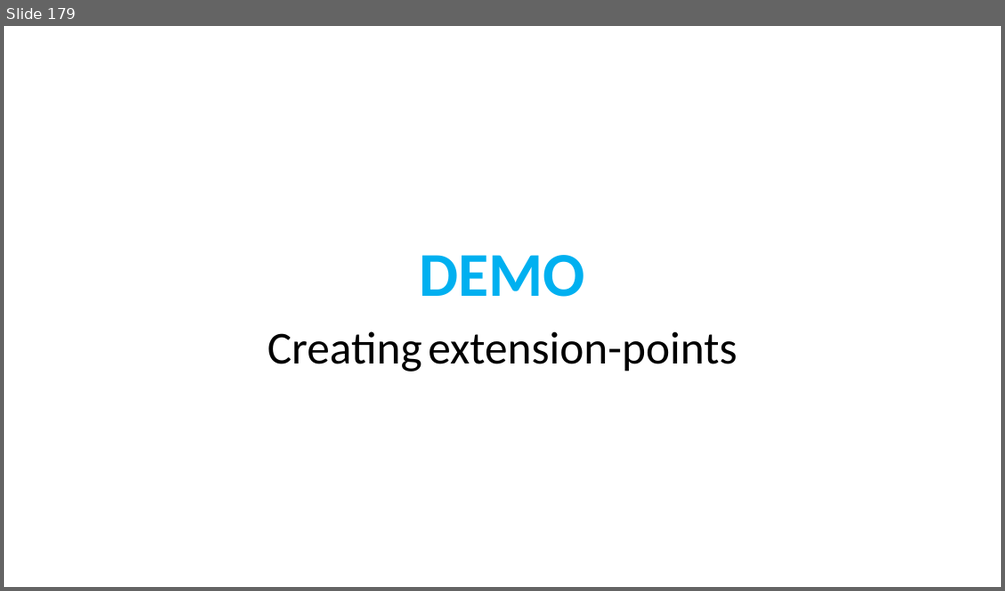
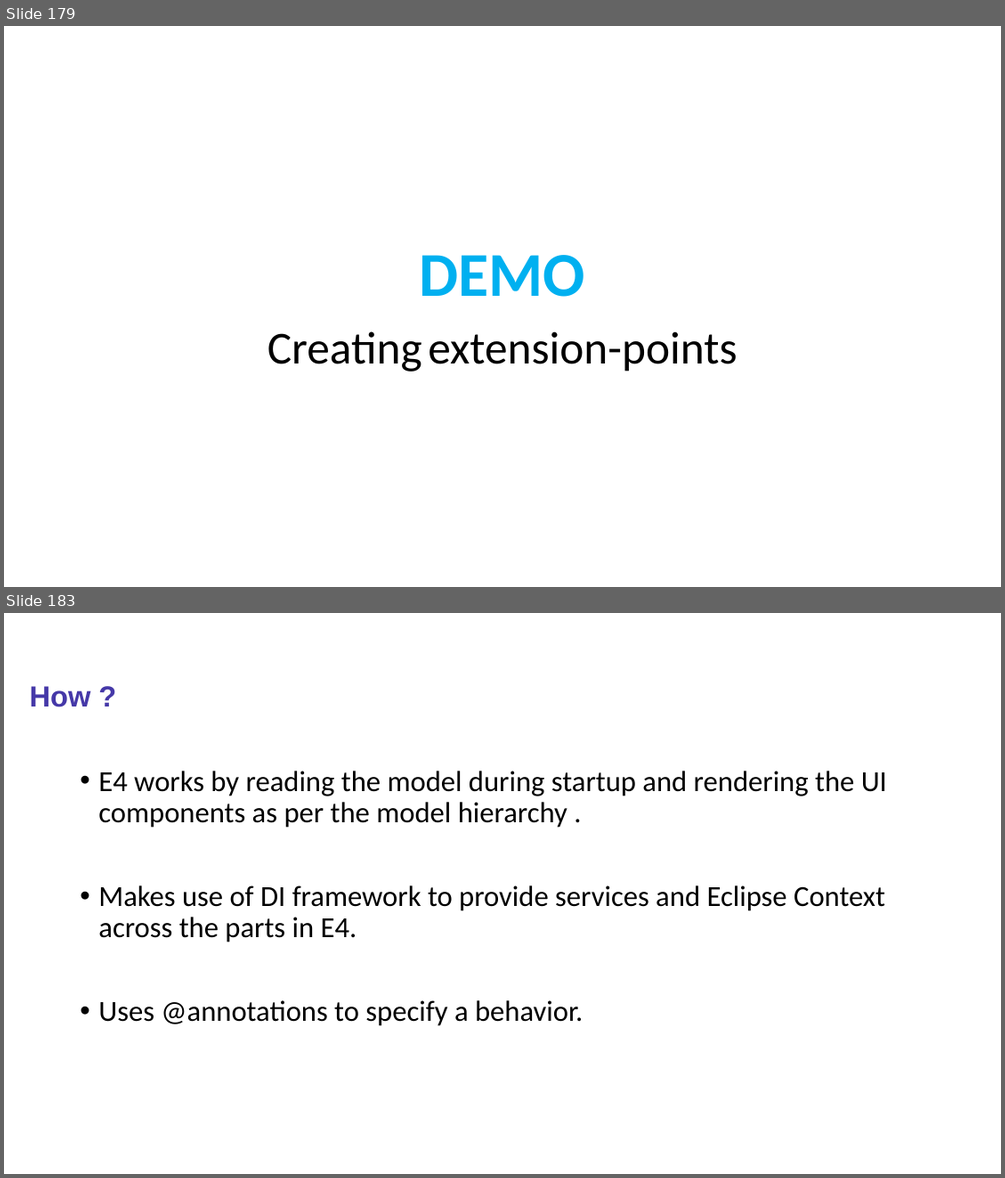
Before and after one commit to sabir123/RCP.Presentations, a slide deck: Eclipse_RCP_Training.pptx. Shown one above the other, each under a label of ours: slide 179 before the commit, slides 179 and 183 after it; the slides between them are not shown. The pictures are 1005x591 and 1005x1178 pixels, drawn with LibreOffice and Linux fonts; fonts in the diff are those of the drawing. Boxes give left, top, right and bottom in pixels: in the first picture for what was removed or moved away, otherwise in the second. Text is boxed around its words. In the diff, an @@ line names an element or a change of style, - is before the commit and + after.

```diff
--- a/Eclipse_RCP_Training.pptx
+++ b/Eclipse_RCP_Training.pptx
@@ slide 183 added at (4, 613, 1001, 1174), background #FFFFFF @@
@@ title added at (30, 686, 91, 707), 28 pt, text #4538A8, bold @@
+How ?
@@ text added at (98, 771, 887, 1026), 28 pt, text #000000 @@
+• E4 works by reading the model during startup and rendering the UI components as per the model hierarchy .
+• Makes use of DI framework to provide services and Eclipse Context across the parts in E4.
+• Uses @annotations to specify a behavior.
```
Also in this commit, not shown: 63 other slides added.
